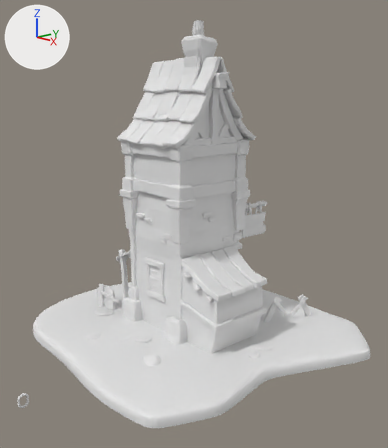
Before and after pictures for a commit that changed the Blender file ThreeLevelCastle/026_WoodenFencingBoards.blend.
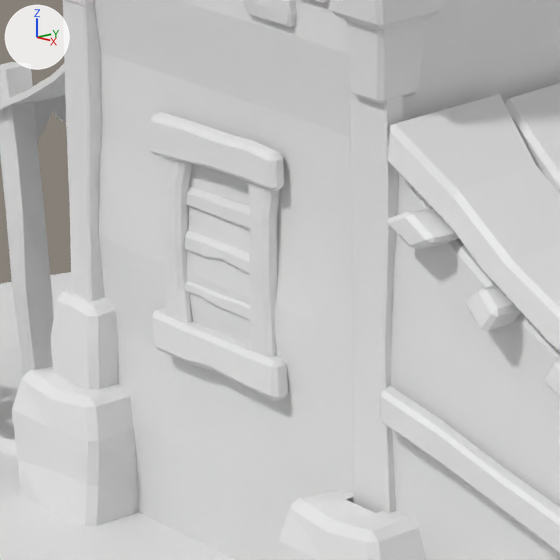
The first picture shows the older version from a 50 mm camera at (10.53, -9.15, 5.84) aimed at (0.78, -0.4, 2.84). The close-ups show both versions on the part from 31% to 54% of the width and 53% to 73% of the height of that picture; other places that the commit changed are outside them. Arrows for +X, +Y and +Z are at upper left; the lights stay in place.
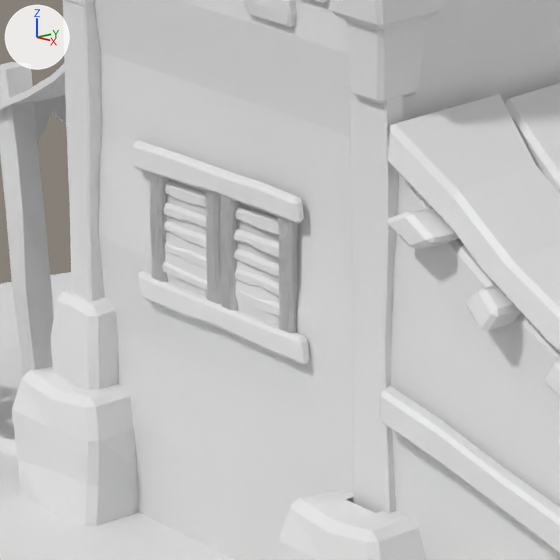
Diff of the bpy script that builds the scene:
```diff
--- a/ThreeLevelCastle/026_WoodenFencingBoards.blend.py
+++ b/ThreeLevelCastle/026_WoodenFencingBoards.blend.py
@@ me_cube_116 @@
 # used by ob_cube_115; location = (-0.015, -1.107, 1.164); rotation_euler = (-0.222, 0.0, 0.0), in degrees (-13, 0, 0); scale = (1.0, 1.0, 1.07)
-me_cube_116.from_pydata(...)  # 140 vertices, 126 faces; spans x -0.432..0.414, y -0.131..0.16, z -0.3..0.656
+me_cube_116.from_pydata(...)  # 420 vertices, 378 faces; spans x -0.566..0.556, y -0.081..0.112, z -0.124..0.509
+# me_cube_116 part 1: the loose piece of 20 vertices spanning x -0.42..0.401, y -0.131..-0.03, z 0.464..0.656 is scaled about its middle by (1.33, 0.663, 0.663), then moved by (-0.011, 0.033, -0.115)
+# me_cube_116 part 2: the loose piece of 20 vertices spanning x -0.432..0.414, y 0.048..0.158, z -0.3..-0.133 is scaled about its middle by (1.31, 0.663, 0.663), then moved by (0.012, -0.029, 0.147)
+# me_cube_116 part 3: the loose piece of 20 vertices spanning x -0.36..-0.194, y -0.095..0.155, z -0.209..0.57 is scaled about its middle by 0.663, then moved by (-0.132, -0.004, 0.013)
+# me_cube_116 part 4: the loose piece of 20 vertices spanning x 0.181..0.347, y -0.092..0.16, z -0.199..0.58 is scaled about its middle by 0.663, then moved by (-0.315, -0.005, 0.01)
+# me_cube_116 part 5: the loose piece of 20 vertices spanning x -0.32..0.298, y -0.021..0.042, z 0.293..0.396 is scaled about its middle by 0.663, then moved by (-0.222, -0.009, 0.007)
+# me_cube_116 part 6: the loose piece of 20 vertices spanning x -0.36..-0.194, y -0.095..0.155, z -0.209..0.57 is copied, and the copy is scaled about its middle by 0.663, then moved by (-0.132, -0.004, 0.013); it spans x -0.464..-0.354, y -0.057..0.109, z -0.064..0.452
+# me_cube_116 part 7: the loose piece of 20 vertices spanning x 0.181..0.347, y -0.092..0.16, z -0.199..0.58 is copied, and the copy is scaled about its middle by 0.663, then moved by (-0.315, -0.005, 0.01); it spans x -0.105..0.005, y -0.055..0.112, z -0.058..0.458
+# me_cube_116 part 8: the loose piece of 20 vertices spanning x -0.336..0.274, y 0.049..0.112, z -0.063..0.04 is scaled about its middle by 0.663, then moved by (-0.215, -0.051, 0.201)
+# me_cube_116 part 9: the loose piece of 20 vertices spanning x -0.36..-0.194, y -0.095..0.155, z -0.209..0.57 is copied, and the copy is scaled about its middle by 0.663, then moved by (0.338, -0.006, 0.02); it spans x 0.006..0.116, y -0.059..0.107, z -0.057..0.459
+# me_cube_116 part 10: the loose piece of 20 vertices spanning x 0.181..0.347, y -0.092..0.16, z -0.199..0.58 is copied, and the copy is scaled about its middle by 0.663, then moved by (0.155, -0.007, 0.017); it spans x 0.365..0.475, y -0.057..0.11, z -0.051..0.465
+# me_cube_116 part 11: the loose piece of 20 vertices spanning x -0.252..0.251, y 0.006..0.068, z 0.124..0.223 is scaled about its middle by 0.663, then moved by (0.245, 0.011, -0.055)
+# me_cube_116 part 12: a new loose piece of 20 vertices spanning x -0.392..-0.059, y -0.009..0.033, z 0.232..0.299
+# me_cube_116 part 13: a new loose piece of 20 vertices spanning x -0.438..-0.028, y -0.019..0.022, z 0.307..0.385
+# me_cube_116 part 14: a new loose piece of 20 vertices spanning x 0.032..0.442, y -0.023..0.022, z 0.312..0.388
+# me_cube_116 part 15: a new loose piece of 20 vertices spanning x 0.078..0.411, y -0.01..0.034, z 0.233..0.303
+# me_cube_116 part 16: a new loose piece of 20 vertices spanning x 0.062..0.467, y 0.009..0.052, z 0.154..0.223
+# me_cube_116 part 17: a new loose piece of 20 vertices spanning x -0.392..-0.059, y 0.027..0.071, z 0.079..0.151
+# me_cube_116 part 18: a new loose piece of 20 vertices spanning x -0.448..-0.044, y 0.037..0.079, z -0.003..0.069
+# me_cube_116 part 19: a new loose piece of 20 vertices spanning x 0.022..0.426, y 0.044..0.088, z -0.002..0.075
```

Changed parts and their boxes [x1, y1, x2, y2] in the close-ups (560 x 560 px; the box of a moved part takes in the faces that stretch with it):
'Cube.115', reshaped (28% wider, 22% shorter): before [150, 112, 288, 401]; after [133, 141, 310, 365]
part 1 of me_cube_116, moved or reshaped: before [150, 112, 284, 191]; after [133, 141, 304, 224]
part 2 of me_cube_116, moved or reshaped: before [152, 308, 288, 401]; after [138, 271, 310, 365]
part 3 of me_cube_116, moved or reshaped (not visible afterwards): before [163, 157, 193, 323]
part 4 of me_cube_116, moved or reshaped (not visible afterwards): before [248, 182, 280, 357]
part 5 of me_cube_116, moved or reshaped: before [186, 186, 250, 230]; after [165, 183, 206, 206]
part 6 of me_cube_116, added: after [150, 173, 169, 282]
part 7 of me_cube_116, added: after [205, 190, 222, 304]
part 8 of me_cube_116, moved or reshaped: before [185, 281, 251, 321]; after [164, 221, 206, 248]
part 9 of me_cube_116, added: after [220, 195, 240, 311]
part 10 of me_cube_116, added: after [278, 216, 299, 333]
part 11 of me_cube_116, moved or reshaped: before [185, 231, 250, 275]; after [235, 269, 279, 297]
part 12 of me_cube_116, added: after [164, 202, 206, 229]
part 13 of me_cube_116, added: after [165, 180, 206, 209]
part 14 of me_cube_116, added: after [235, 207, 279, 236]
part 15 of me_cube_116, added: after [234, 229, 279, 259]
part 16 of me_cube_116, added: after [234, 249, 279, 278]
part 17 of me_cube_116, added: after [164, 242, 207, 269]
part 18 of me_cube_116, added: after [162, 262, 207, 290]
part 19 of me_cube_116, added: after [235, 290, 279, 317]
